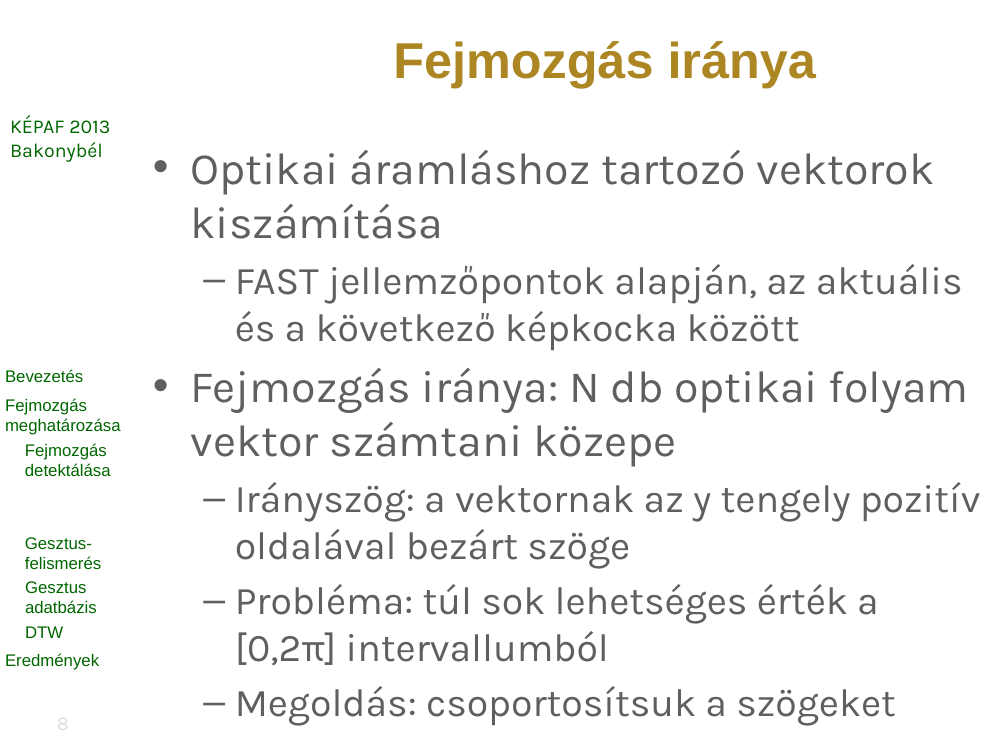
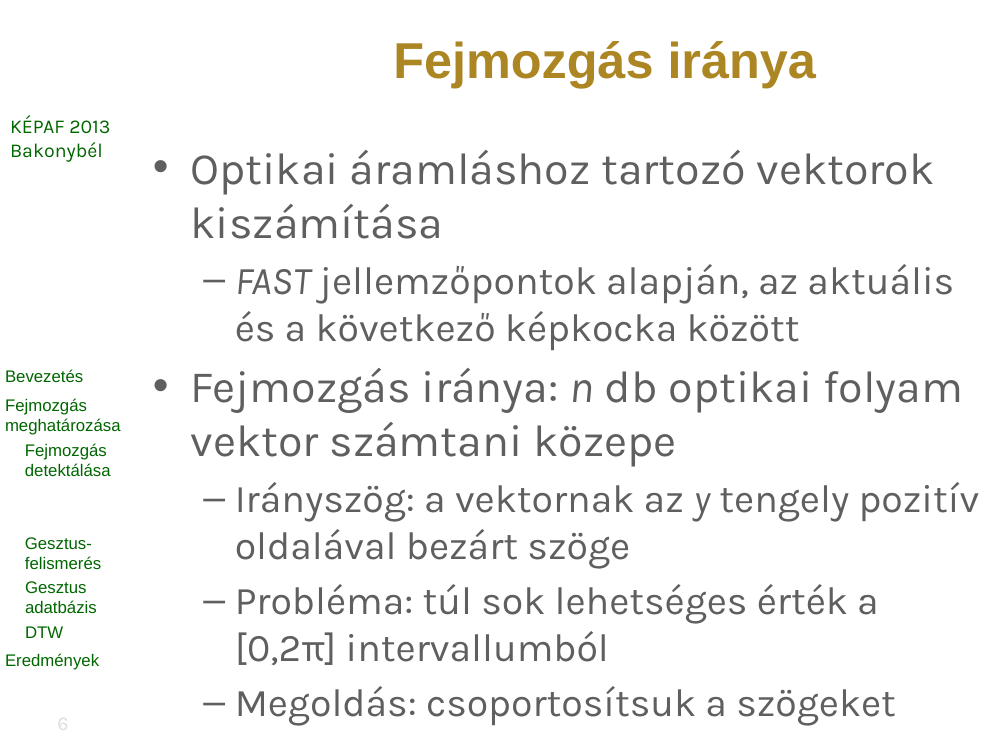
Before and after one commit to vohoaiviet/face-gesture-api, a slide deck: slide 6 of HeadMovement/research/kepaf/ppt/bertok.kornel.kepaf.2013.pptx (slide 8 before the commit). Drawn at 1008x756 pixels with LibreOffice and Linux fonts; fonts in the diff are those of the drawing; background and template pictures are left out. Boxes give left, top, right and bottom in pixels: in the first picture for what was removed or moved away, otherwise in the second. Text is boxed around its words. In the diff, an @@ line names an element or a change of style, - is before the commit and + after.

```diff
--- a/HeadMovement/research/kepaf/ppt/bertok.kornel.kepaf.2013.pptx
+++ b/HeadMovement/research/kepaf/ppt/bertok.kornel.kepaf.2013.pptx
@@ text at box(235, 264, 980, 569): italic on in "FAST", "y" @@
@@ text at box(191, 368, 963, 467): text changed @@
-• Fejmozgás iránya: N db optikai folyam vektor számtani közepe
+• Fejmozgás iránya: n db optikai folyam vektor számtani közepe
```
Also in this commit, not shown: 7 other slides changed, 4 slides added, 4 slides removed.
